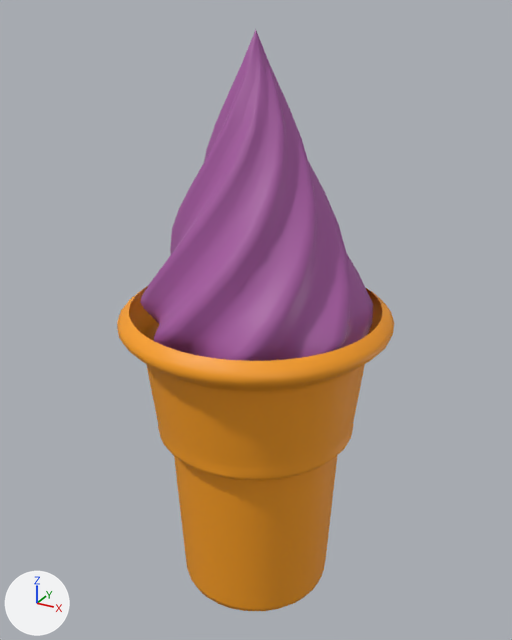
Before and after pictures for a commit that changed the FBX model Assets/Models/IceCream.fbx.
Both versions are drawn from a camera (50 mm lens) standing at (0.459, -0.835, 0.86) and looking at (-0.005, 0.009, 0.438). The lights are fixed; the arrows at lower left show +X, +Y and +Z. Where no turn or scale is listed for an object, it has been applied to the vertices.

Names of what the first picture shows: 'IceCream'.
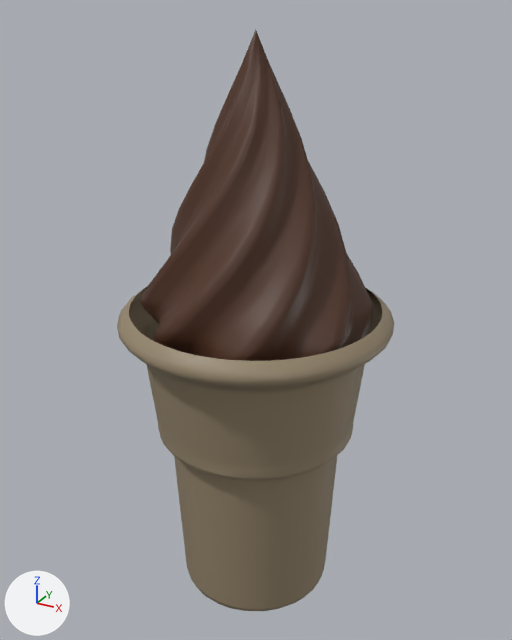
Changed parts and their boxes [x1, y1, x2, y2] in the pictures (512 x 640 px):
part 1 of me_mesh_005, recoloured (orange to brown)
    both: [117, 286, 394, 611]
part 2 of me_mesh_005, recoloured (purple to brown)
    both: [140, 30, 373, 361]

Patch to the scene script:
```diff
--- a/Assets/Models/IceCream.fbx.py
+++ b/Assets/Models/IceCream.fbx.py
@@ mat_material_001 @@
+mat_material_001 = principled_material('Material.001')
+mat_material_001.base_color = (0.293, 0.23, 0.146)  # brown #93846b
@@ mat_material_002 @@
+mat_material_002 = principled_material('Material.002')
+mat_material_002.base_color = (0.084, 0.0322, 0.0157)  # brown #523222
@@ me_mesh_005 @@
 me_mesh_005.from_pydata(...)  # 1964 vertices, 3451 faces; spans x -0.199..0.199, y -0.199..0.199, z -0.445..0.399
 # used by ob_icecream; location = (0.0, 0.0, 0.438)
+# me_mesh_005 part 1: 2742 of the faces centred in x -0.198..0.198, y -0.198..0.198, z -0.445..0.028 switch from mat_material_069 (picture img_palettenew_jpg) to mat_material_001 (brown #93846b)
+# me_mesh_005 part 2: 709 of the faces centred in x -0.157..0.157, y -0.157..0.157, z -0.015..0.392 switch from mat_material_069 (picture img_palettenew_jpg) to mat_material_002 (brown #523222)
```
